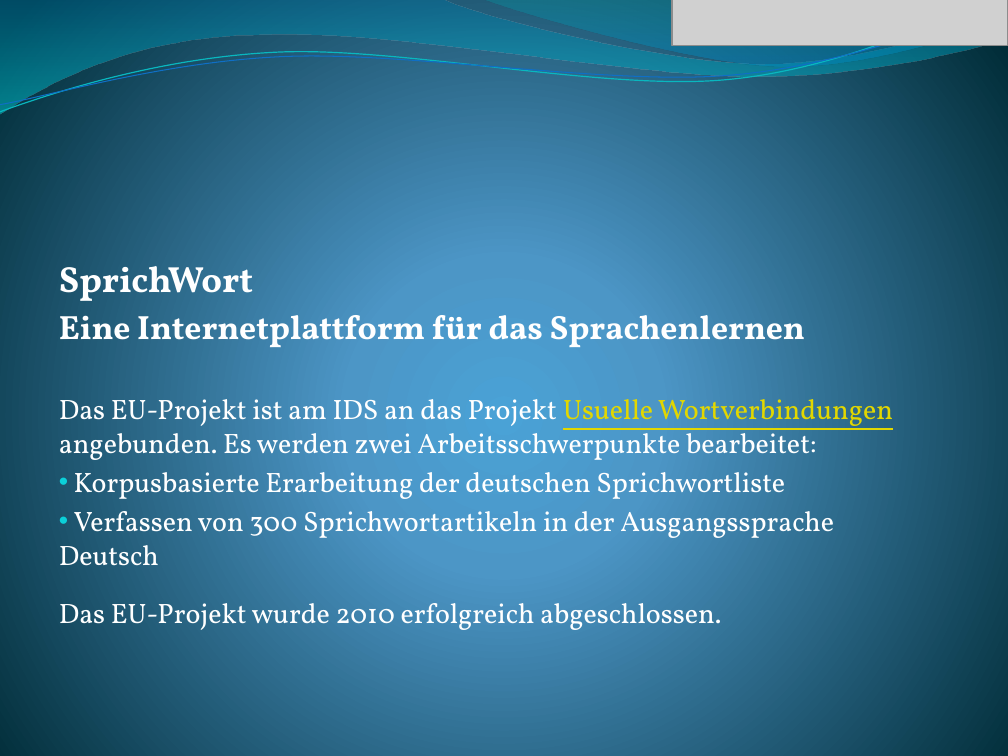
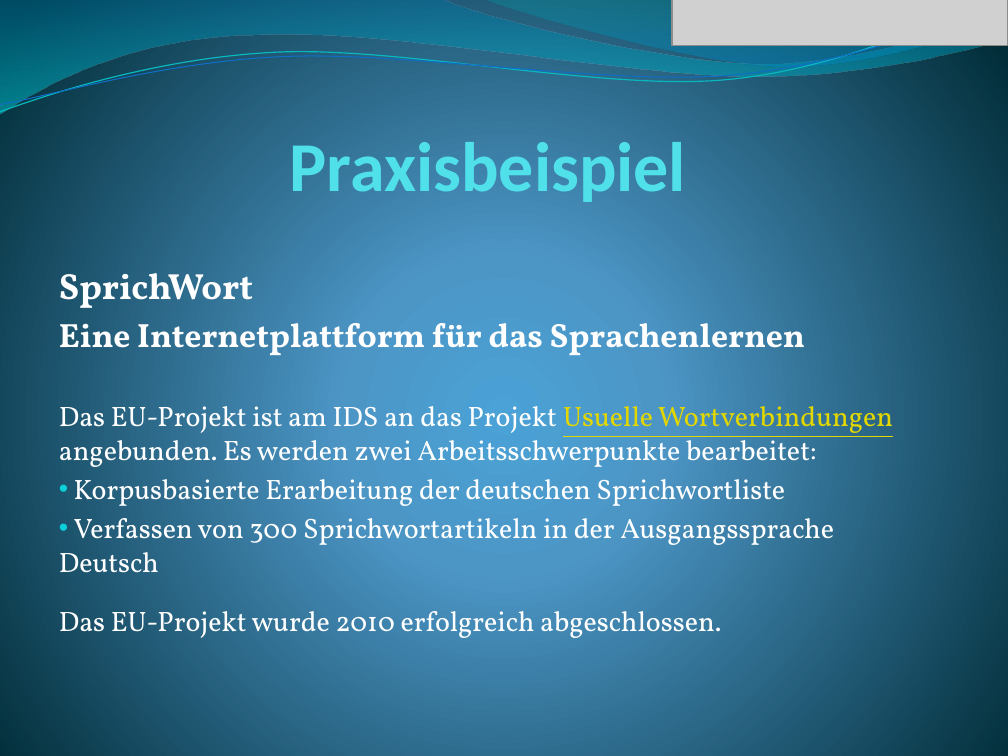
Before and after one commit to shithead/textmining, a slide deck: slide 6 of doc/Modul Kollokationen - Beispiel.pptx (slide 7 before the commit). Drawn at 1008x756 pixels with LibreOffice and Linux fonts; fonts in the diff are those of the drawing; grey boxes stand for pictures. Boxes give left, top, right and bottom in pixels: in the first picture for what was removed or moved away, otherwise in the second. Text is boxed around its words. In the diff, an @@ line names an element or a change of style, - is before the commit and + after.

```diff
--- a/doc/Modul Kollokationen - Beispiel.pptx
+++ b/doc/Modul Kollokationen - Beispiel.pptx
@@ subtitle "Praxisbeispiel" moved from (x1=59, y1=266, x2=893, y2=630) to (x1=59, y1=142, x2=893, y2=638) @@
@@ subtitle at (x1=290, y1=142, x2=687, y2=202): paragraph added @@
+Praxisbeispiel
```
Also in this commit, not shown: 2 slides removed, 1 other file.
